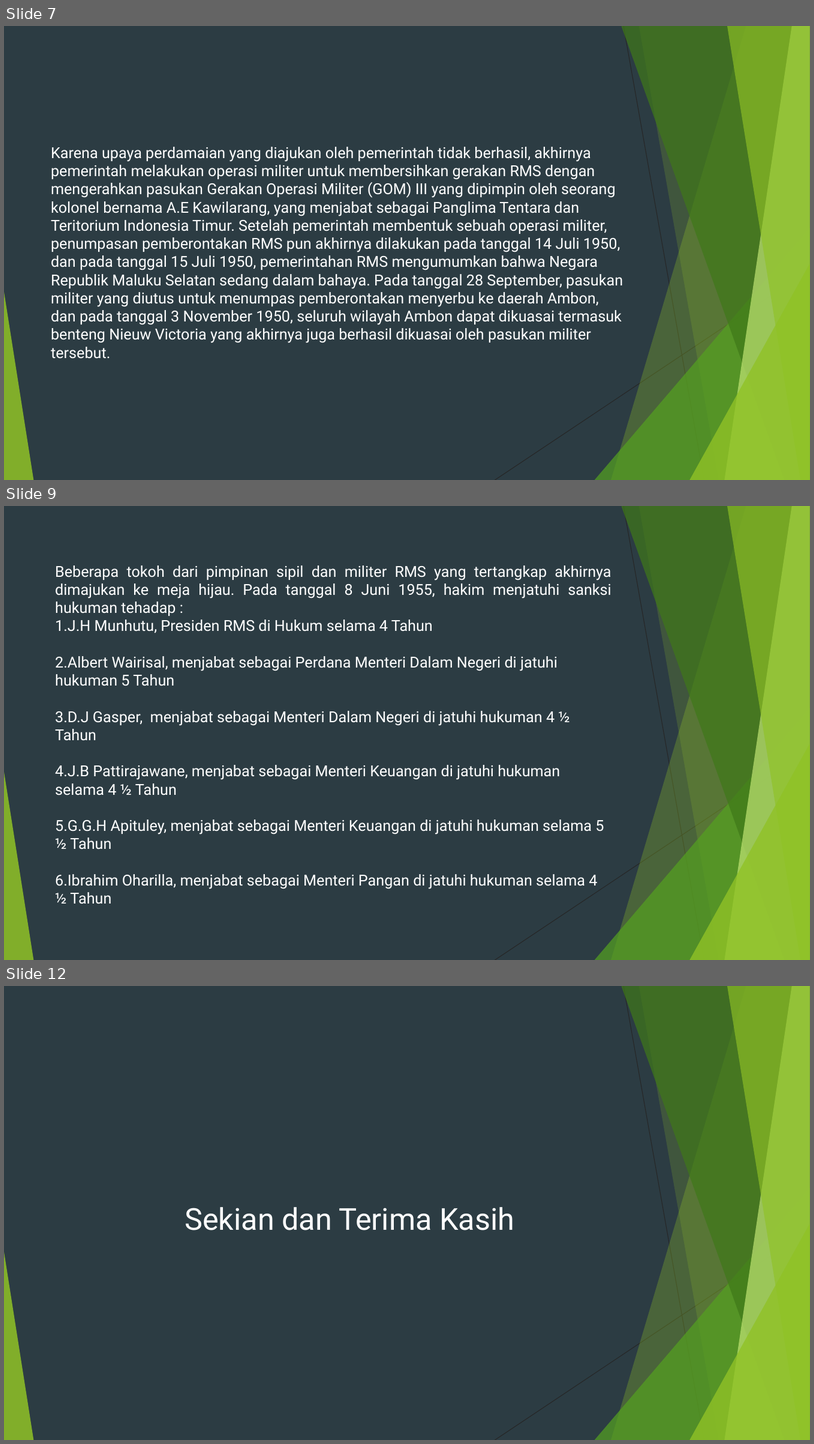
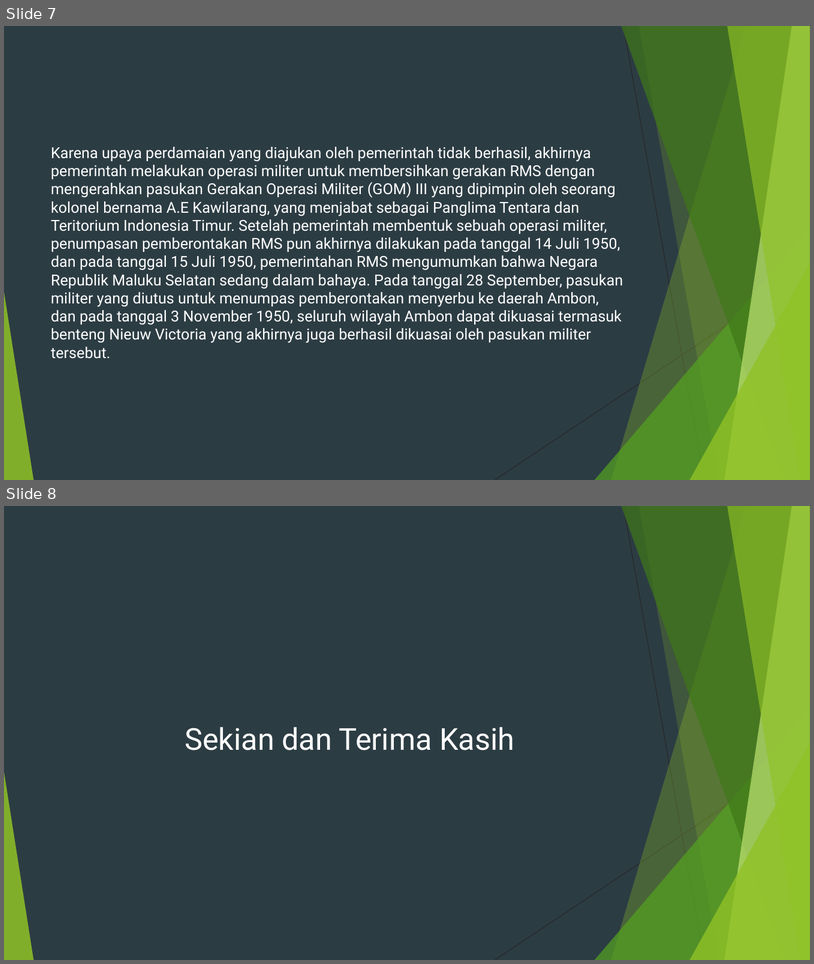
Before and after one commit to Rendyindo/blog, a slide deck: files/rms.pptx. Shown one above the other, each under a label of ours: slides 7, 9 and 12 before the commit, slides 7 and 8 after it; the slides between them are not shown. The pictures are 814x1444 and 814x964 pixels, drawn with LibreOffice and Linux fonts; fonts in the diff are those of the drawing. Boxes give left, top, right and bottom in pixels: in the first picture for what was removed or moved away, otherwise in the second. Text is boxed around its words. In the diff, an @@ line names an element or a change of style, - is before the commit and + after.

```diff
--- a/files/rms.pptx
+++ b/files/rms.pptx
@@ slide 9 removed at [4, 506, 810, 960], background #2C3C43; not listed: 10 template elements that a slide beside it also shows @@
@@ text removed at [55, 565, 611, 904] @@
-Beberapa tokoh dari pimpinan sipil dan militer RMS yang tertangkap akhirnya dimajukan ke meja hijau. Pada tanggal 8 Juni 1955, hakim menjatuhi sanksi hukuman tehadap :
-1. J.H Munhutu, Presiden RMS di Hukum selama 4 Tahun
-2. Albert Wairisal, menjabat sebagai Perdana Menteri Dalam Negeri di jatuhi hukuman 5 Tahun
-3. D.J Gasper, menjabat sebagai Menteri Dalam Negeri di jatuhi hukuman 4 ½ Tahun
-4. J.B Pattirajawane, menjabat sebagai Menteri Keuangan di jatuhi hukuman selama 4 ½ Tahun
-5. G.G.H Apituley, menjabat sebagai Menteri Keuangan di jatuhi hukuman selama 5 ½ Tahun
-6. Ibrahim Oharilla, menjabat sebagai Menteri Pangan di jatuhi hukuman selama 4 ½ Tahun
@@ what was slide 12 is now slide 8 @@
```
Also in this commit, not shown: 3 other slides removed.
